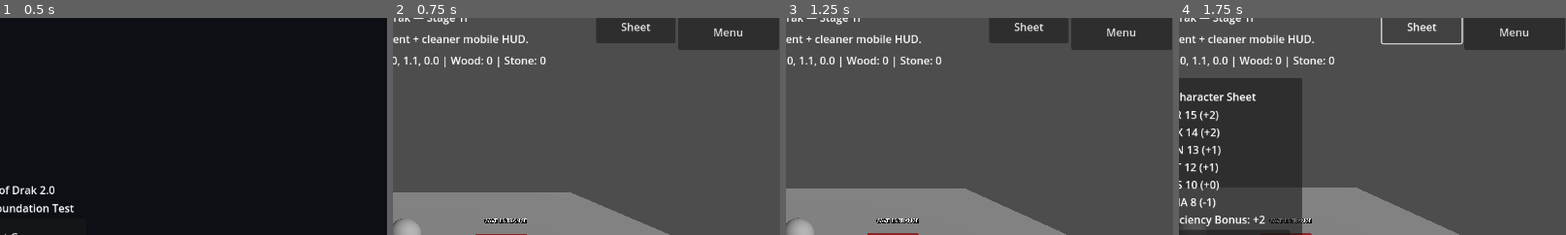
Above: before the commit, frames 1-4 (left to right).
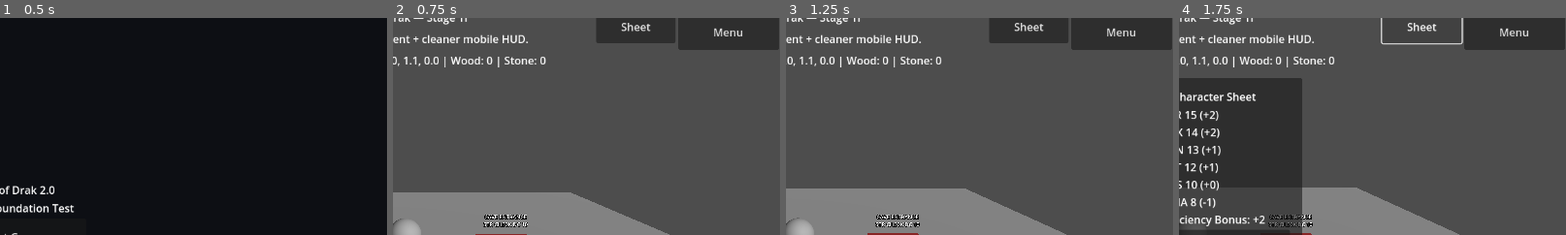
Above: after the commit, the same moments.

Repository: tristanvickery20/Tales-of-Drak-2.0
Game: Godot game, scene res://scenes/main_menu/main_menu.tscn
Two runs of this game, one before a commit and one after it. Both use one fixed random seed, a clock stepped at 60 frames per second and the inputs below.
Inputs:
- Up to frame 1 (0.5 s): no input
- Up to frame 2 (0.75 s): click "Start Game" at 0.5 s
- Up to frame 3 (1.25 s): no input
- Up to frame 4 (1.75 s): click "Sheet" at 1.25 s
The pictures show only the part of the screen within x 48-98%, y 4-54%; the shares and areas given below are measured in that part.

Frame 1 is identical in both runs. In frame 2, 0.5% of the frame differs, in the area x 23-35%, y 90-97%; in frame 3, 0.5%; in frame 4, 0.4%.

Commit message:
Stage 2C gate cave entrance with DnD ability check

Diff:
--- a/scripts/test_interactable.gd
+++ b/scripts/test_interactable.gd
@@ -1,17 +1,59 @@
 extends StaticBody3D
 
 const CAVE_SCENE := "res://scenes/cave_test/cave_test.tscn"
+const ABILITY_SCORES_SCRIPT := preload("res://drak/rules/drak_ability_scores.gd")
+const DICE_ROLLER_SCRIPT := preload("res://drak/rules/drak_dice_roller.gd")
 
 @export var entrance_name := "Cave Entrance"
-@export_multiline var interaction_line := "Entering cave test cell."
+@export var check_dc := 10
+@export var check_level := 1
+@export var check_is_proficient := false
+@export_multiline var success_line := "The stone gives way. Entering cave test cell."
+@export_multiline var failure_line := "The entrance does not budge. Try again."
+
+var _ability_scores: DrakAbilityScores = ABILITY_SCORES_SCRIPT.new()
+var _dice_roller: DrakDiceRoller = DICE_ROLLER_SCRIPT.new()
 
 func _ready() -> void:
 	name = "VisibleCaveEntrance"
 	_make_existing_cube_look_like_cave_entrance()
 
 func interact() -> String:
-	get_tree().change_scene_to_file(CAVE_SCENE)
-	return "%s: %s" % [entrance_name, interaction_line]
+	var result := _dice_roller.roll_ability_check(
+		"Strength",
+		_ability_scores.get_strength_modifier(),
+		check_level,
+		check_is_proficient,
+		check_dc
+	)
+
+	var result_text := _format_world_check_result(result)
+	if bool(result.get("success", false)):
+		get_tree().change_scene_to_file(CAVE_SCENE)
+		return result_text + "\n" + success_line
+
+	return result_text + "\n" + failure_line
+
+func _format_world_check_result(result: Dictionary) -> String:
+	var d20 := int(result.get("d20", 0))
+	var ability_modifier := int(result.get("ability_modifier", 0))
+	var proficiency_bonus := int(result.get("proficiency_bonus", 0))
+	var total := int(result.get("total", 0))
+	var dc := int(result.get("dc", check_dc))
+	var success_text := "SUCCESS" if bool(result.get("success", false)) else "FAIL"
+	return "STR Check: d20 %d + STR %s + Prof %s = %d vs DC %d — %s" % [
+		d20,
+		_format_signed(ability_modifier),
+		_format_signed(proficiency_bonus),
+		total,
+		dc,
+		success_text,
+	]
+
+func _format_signed(value: int) -> String:
+	if value >= 0:
+		return "+%d" % value
+	return str(value)
 
 func _make_existing_cube_look_like_cave_entrance() -> void:
 	var mesh_instance := get_node_or_null("InteractableMesh") as MeshInstance3D
@@ -23,6 +65,6 @@
 
 	var label := get_node_or_null("InteractableLabel") as Label3D
 	if label != null:
-		label.text = "CAVE ENTRANCE"
+		label.text = "CAVE ENTRANCE\nSTR CHECK DC 10"
 		label.position = Vector3(0, 1.55, 0)
 		label.billboard = BaseMaterial3D.BILLBOARD_ENABLED
